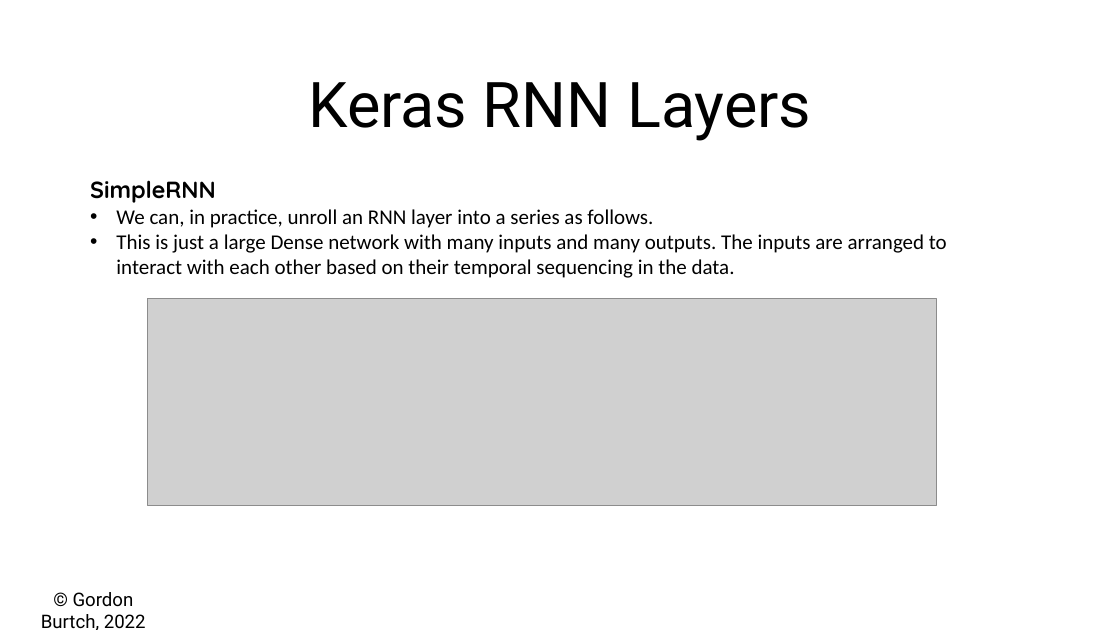
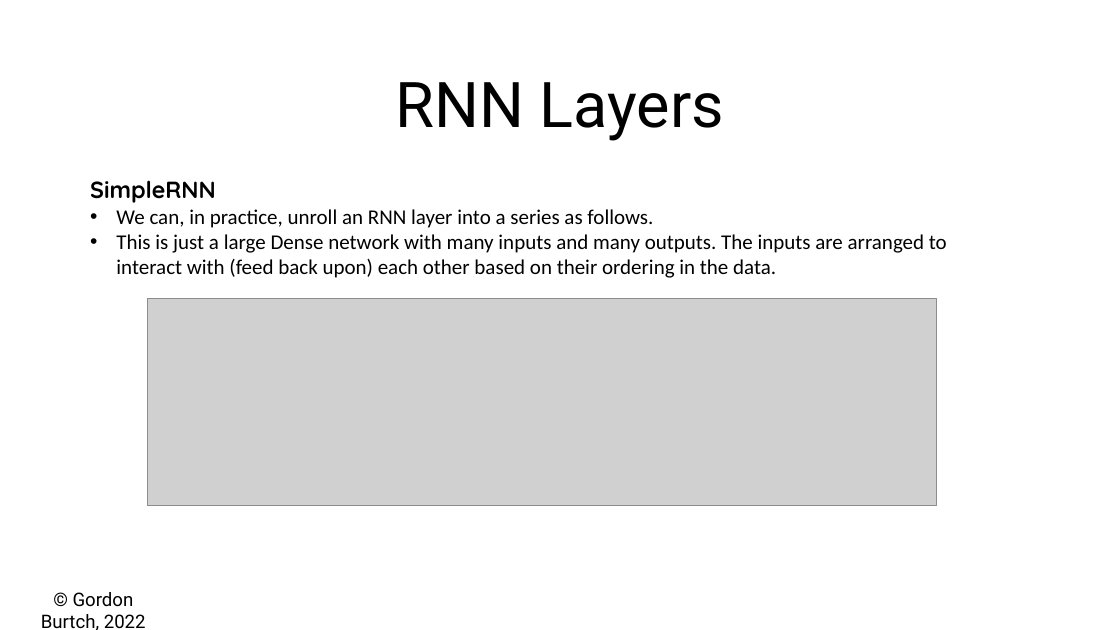
Before and after one commit to gburtch/NYU---ModernAI, a slide deck: slide 7 of Session 6/06a - Intro to RNNs.pptx (slide 4 before the commit). Drawn at 1120x630 pixels with LibreOffice and Linux fonts; fonts in the diff are those of the drawing; grey boxes stand for pictures. Boxes give left, top, right and bottom in pixels: in the first picture for what was removed or moved away, otherwise in the second. Text is boxed around its words. In the diff, an @@ line names an element or a change of style, - is before the commit and + after.

```diff
--- a/Session 6/06a - Intro to RNNs.pptx
+++ b/Session 6/06a - Intro to RNNs.pptx
@@ text at [396,82,724,141]: text changed @@
-Keras RNN Layers
+RNN Layers
@@ text at [116,234,947,278]: text changed @@
-• This is just a large Dense network with many inputs and many outputs. The inputs are arranged to interact with each other based on their temporal sequencing in the data.
+• This is just a large Dense network with many inputs and many outputs. The inputs are arranged to interact with (feed back upon) each other based on their ordering in the data.
```
Also in this commit, not shown: 4 other slides changed, 8 slides added, 2 slides removed, 11 other files.
